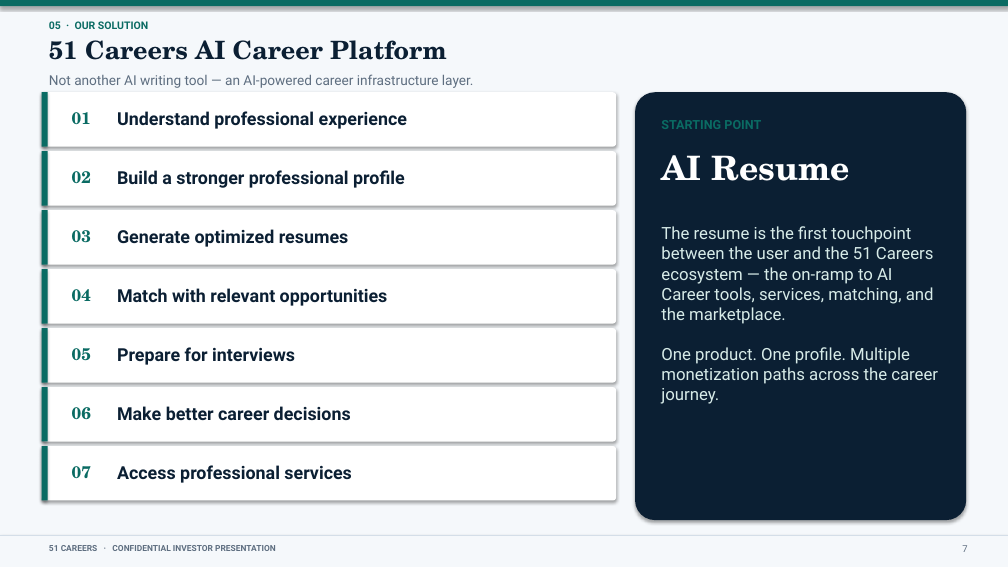
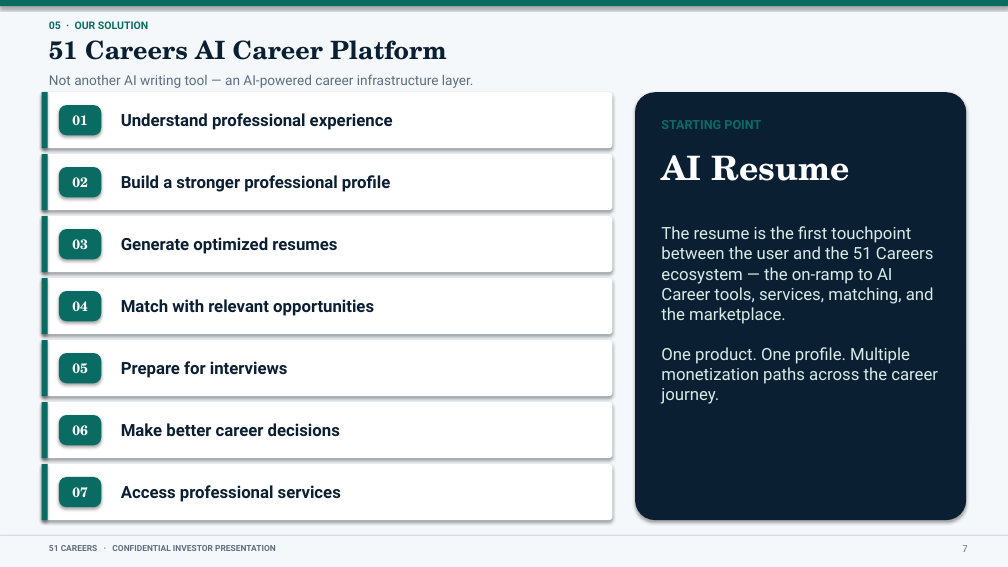
Before and after one commit to anthonyleedu/anthonyleedu, a slide deck: slide 7 of 51Careers_Addition.pptx. Drawn at 1008x567 pixels with LibreOffice and Linux fonts; fonts in the diff are those of the drawing. Boxes give left, top, right and bottom in pixels: in the first picture for what was removed or moved away, otherwise in the second. Text is boxed around its words. In the diff, an @@ line names an element or a change of style, - is before the commit and + after.

```diff
--- a/51Careers_Addition.pptx
+++ b/51Careers_Addition.pptx
@@ rounded rectangle "01": place and size @@
-rounded rectangle "01" at bbox=[72, 112, 91, 124]
+rounded rectangle "01" at bbox=[59, 105, 101, 135]
@@ rounded rectangle "02": place and size @@
-rounded rectangle "02" at bbox=[72, 171, 91, 183]
+rounded rectangle "02" at bbox=[59, 167, 101, 197]
@@ 2 rounded rectangles, 2 rectangles: place and size @@
-2 rounded rectangles, 2 rectangles at bbox=[42, 151, 616, 265]
+2 rounded rectangles, 2 rectangles at bbox=[42, 154, 613, 272]
@@ rounded rectangle "03": place and size @@
-rounded rectangle "03" at bbox=[72, 230, 91, 243]
+rounded rectangle "03" at bbox=[59, 229, 101, 259]
@@ rounded rectangle "04": place and size @@
-rounded rectangle "04" at bbox=[72, 289, 91, 301]
+rounded rectangle "04" at bbox=[59, 291, 101, 321]
@@ 2 rounded rectangles, 2 rectangles: place and size @@
-2 rounded rectangles, 2 rectangles at bbox=[42, 269, 616, 383]
+2 rounded rectangles, 2 rectangles at bbox=[42, 278, 613, 396]
@@ rounded rectangle "05": place and size @@
-rounded rectangle "05" at bbox=[72, 348, 91, 361]
+rounded rectangle "05" at bbox=[59, 353, 101, 383]
@@ rounded rectangle: place and size @@
-rounded rectangle at bbox=[42, 387, 616, 442]
+rounded rectangle at bbox=[42, 402, 613, 458]
@@ rectangle: place and size @@
-rectangle at bbox=[42, 387, 48, 442]
+rectangle at bbox=[42, 402, 48, 458]
@@ rounded rectangle "06": place and size @@
-rounded rectangle "06" at bbox=[72, 407, 91, 420]
+rounded rectangle "06" at bbox=[59, 415, 101, 445]
@@ rounded rectangle: place and size @@
-rounded rectangle at bbox=[42, 446, 616, 501]
+rounded rectangle at bbox=[42, 464, 613, 520]
@@ rectangle: place and size @@
-rectangle at bbox=[42, 446, 48, 501]
+rectangle at bbox=[42, 464, 48, 520]
@@ size 16 to 13 pt, text colour #0A6B63 to #FFFFFF; alignment left to centre; vertical alignment top to middle; fill none to #0A6B63; shadow on in 7 elements at bbox=[59, 105, 101, 135], bbox=[59, 167, 101, 197], bbox=[59, 229, 101, 259], bbox=[59, 291, 101, 321], bbox=[59, 353, 101, 383], bbox=[59, 415, 101, 445], bbox=[59, 477, 101, 507] @@
@@ rounded rectangle "07": place and size @@
-rounded rectangle "07" at bbox=[72, 466, 91, 478]
+rounded rectangle "07" at bbox=[59, 477, 101, 507]
@@ size 17 to 16 pt; vertical alignment top to middle in 7 elements at bbox=[121, 113, 393, 130], bbox=[121, 175, 390, 192], bbox=[121, 237, 337, 254], bbox=[121, 299, 374, 316], bbox=[121, 361, 288, 378], bbox=[121, 423, 340, 436], bbox=[121, 485, 341, 502] @@
```
Also in this commit, not shown: 1 other file.
